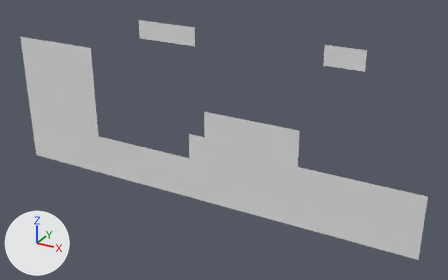
One commit to the OBJ model Assets/Tiled2Unity/Meshes/level4.obj: the scene before it, then after it.
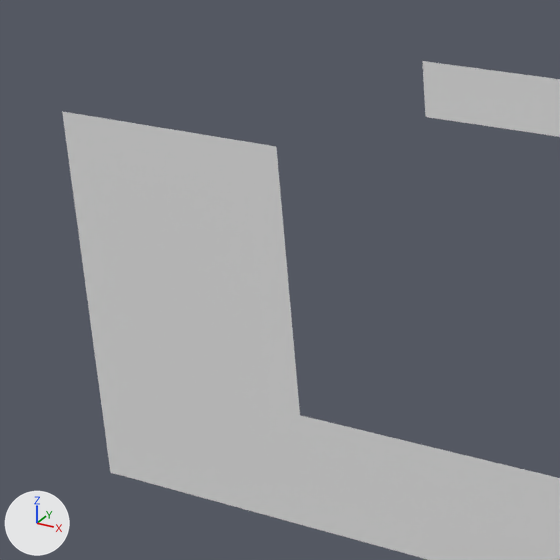
There are two pictures of each version: one whole from a 50 mm camera at (2.52, -17.13, 4.79) aimed at (-7.01, 0.2, -3.88), one close up on the part from 0% to 41% of the width and 0% to 66% of the height. Lighting does not change. The marker at lower left points along +X, +Y and +Z. Where no turn or scale is listed for an object, it has been applied to the vertices.

Objects in the first close-up: 'level4'.
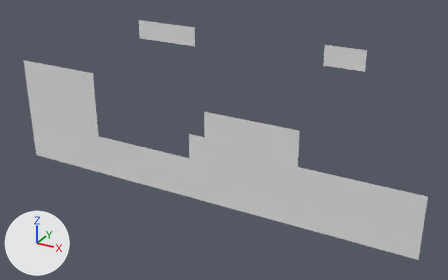
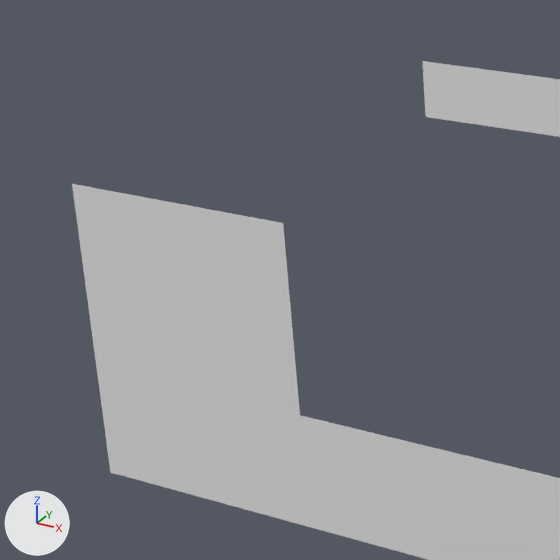
Boxes (x1, y1, x2, y2) around the edits, measured in the close-ups (560 x 560 px):
'level4', reshaped: before (62, 61, 560, 560); after (72, 61, 560, 560)
part 1 of me_level4, deleted: before (62, 111, 283, 223)

Edits to the bpy script that builds the scene:
```text
Change me_level4:
    used by ob_level4; location = (0.0, 0.0, 0.0)
    remove me_level4.from_pydata(...)  # 581 vertices, 491 faces; spans x -16.0..0.0, y 0.0, z -6.4..0.0
    add me_level4.from_pydata(...)  # 545 vertices, 458 faces; spans x -16.0..0.0, y 0.0, z -6.4..0.0
    me_level4 part 1
    36 vertices are removed from x -16.0..-12.5, y 0.0, z -1.9..-1.3
    33 faces are deleted
```
